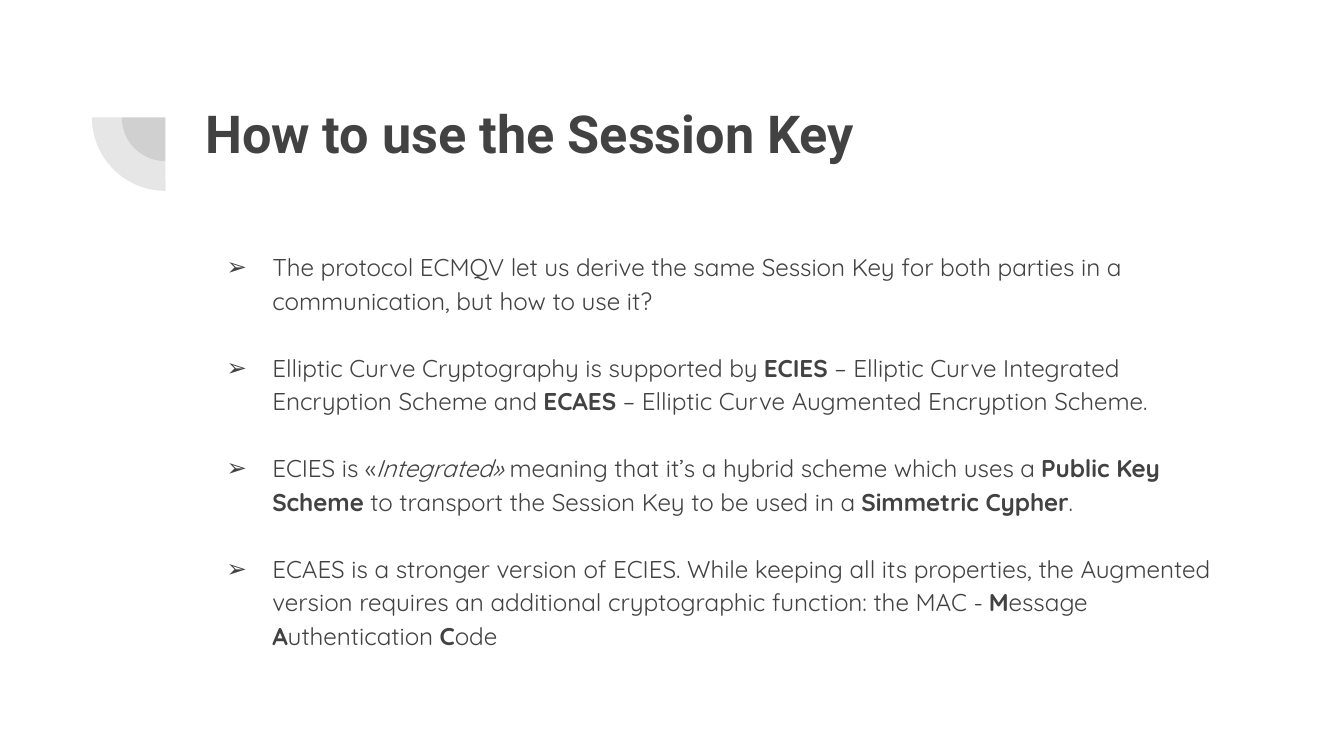
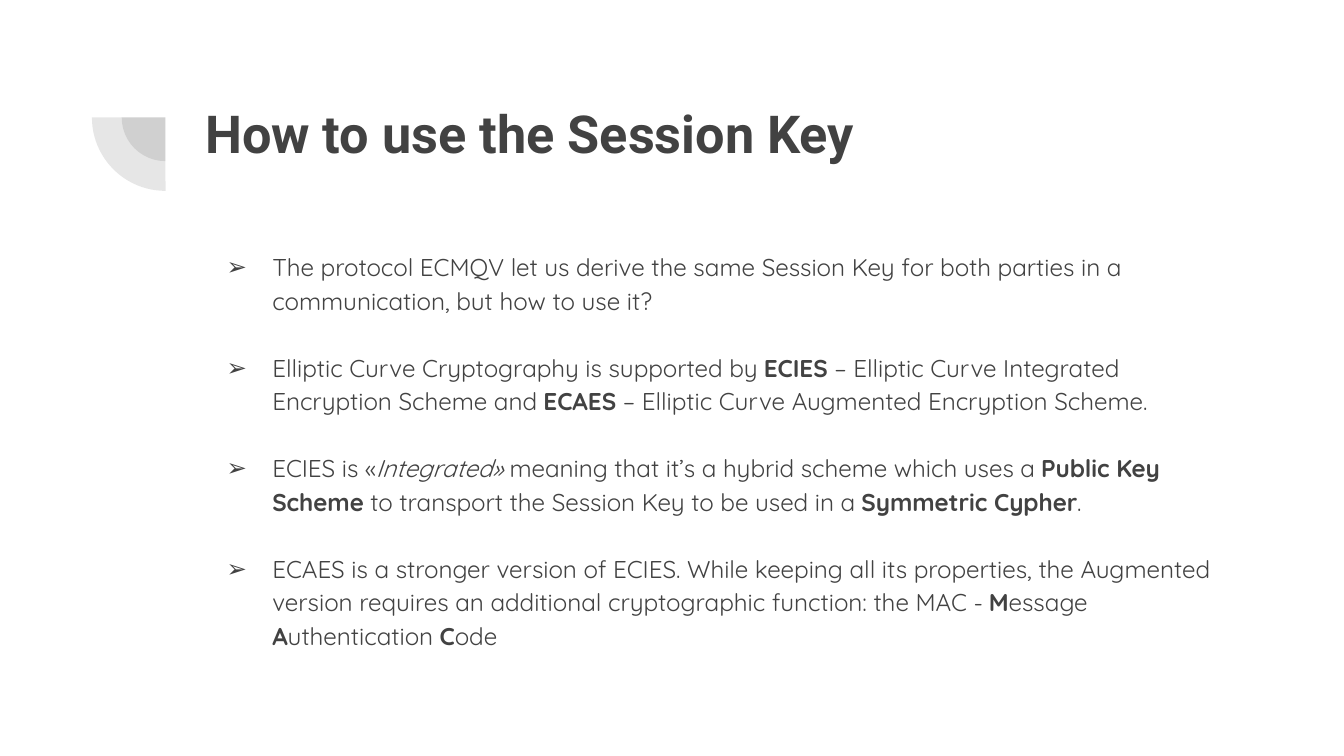
Before and after one commit to Mark692/ECC-Java, a slide deck: slide 16 of ECMQV.pptx. Drawn at 1344x756 pixels with LibreOffice and Linux fonts; fonts in the diff are those of the drawing. Boxes give left, top, right and bottom in pixels: in the first picture for what was removed or moved away, otherwise in the second. Text is boxed around its words. In the diff, an @@ line names an element or a change of style, - is before the commit and + after.

```diff
--- a/ECMQV.pptx
+++ b/ECMQV.pptx
@@ text at box(272, 459, 1160, 516): text changed @@
-➢ ECIES is «Integrated» meaning that it’s a hybrid scheme which uses a Public Key Scheme to transport the Session Key to be used in a Simmetric Cypher.
+➢ ECIES is «Integrated» meaning that it’s a hybrid scheme which uses a Public Key Scheme to transport the Session Key to be used in a Symmetric Cypher.
```
Also in this commit, not shown: 4 other slides changed.
